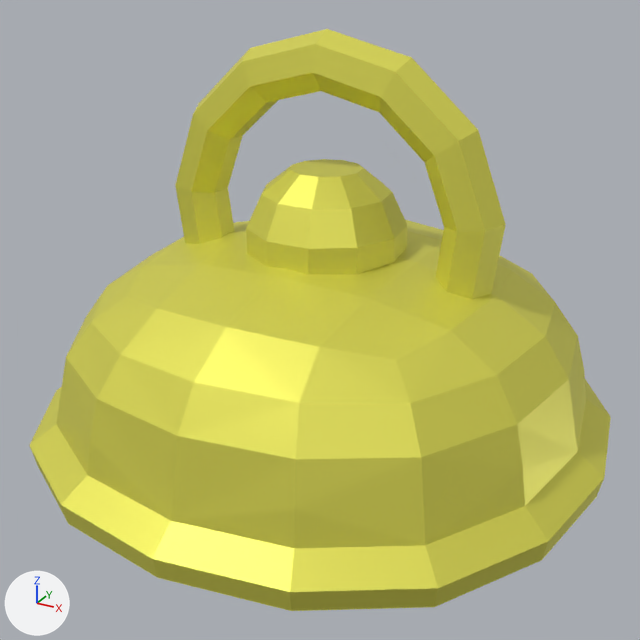
The glTF model Interactables/Bell1.glb: old version first, new version second.
Camera for both pictures: a 50 mm camera at (4.7, 17.03, 13.16) aimed at (-5.81, 36.14, 3.6). Lighting does not change. The marker at lower left points along +X, +Y and +Z. Where no turn or scale is listed for an object, it has been applied to the vertices. Vertices at the same position are counted once.

Objects in the first picture: 'Mesh_Mesh_head_geo.001_lambert2SG.001'.
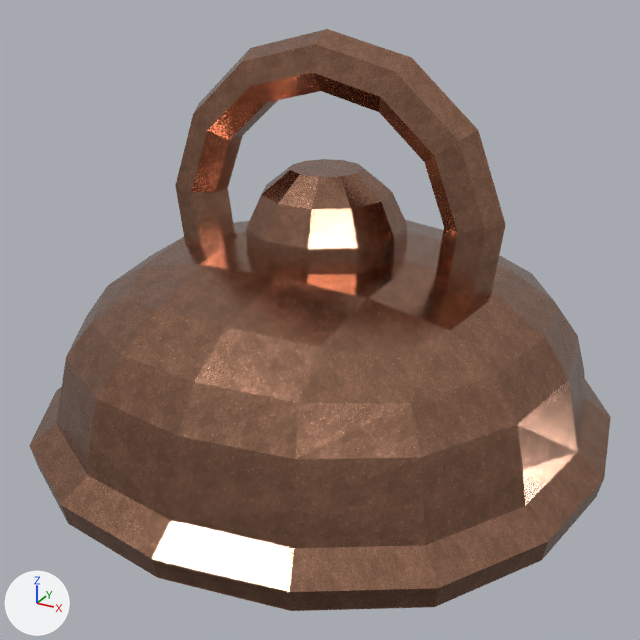
The newer file is also turned or shifted as a whole; pictures and numbers use the older file's frame.

Location of each change, [x1, y1, x2, y2] in pixels of the pictures (640 x 640 px):
part 1 of me_mesh_0, recoloured (yellow to brown): [29, 29, 611, 611] in both

Patch to the scene script:
```diff
--- a/Interactables/Bell1.glb.py
+++ b/Interactables/Bell1.glb.py
@@ img_metallic_old_gold_roughness_old_gold @@
+img_metallic_old_gold_roughness_old_gold = load_image('METALLIC_Old gold-ROUGHNESS_Old gold', '_unpacked/METALLIC_Old_gold-ROUGHNESS_Old_gold', 2048, 2048, 'Non-Color')
@@ img_base_color_old_copper @@
+img_base_color_old_copper = load_image('Base Color_old copper', '_unpacked/Base_Color_old_copper', 2048, 2048, 'sRGB')
@@ img_normal_old_gold @@
+img_normal_old_gold = load_image('NORMAL_Old gold', '_unpacked/NORMAL_Old_gold', 2048, 2048, 'Non-Color')
@@ mat_old_gold_002 @@
+mat_old_gold_002 = bpy.data.materials.new('Old Gold.002')
+# uses the picture img_base_color_old_copper
+# uses the picture img_metallic_old_gold_roughness_old_gold
+# uses the picture img_normal_old_gold
@@ me_mesh_0 @@
 me_mesh_0.from_pydata(...)  # 272 vertices, 544 faces; spans x -14.0..1.9, y 29.0..44.9, z 0.0..11.0
 # used by ob_mesh_mesh_head_geo_001_lambert2sg_001; location = (0.0, 0.0, 0.0)
-me_mesh_0.materials.append(mat_lambert2sg_001)
+# me_mesh_0 part 1: 544 faces centred in x -13.7..1.6, y 29.2..44.6, z 0.0..10.7 are repainted in the vertex colours; the middle colour goes from yellow #e6e35c to white #ffffff
+me_mesh_0.materials.append(mat_old_gold_002)
```
